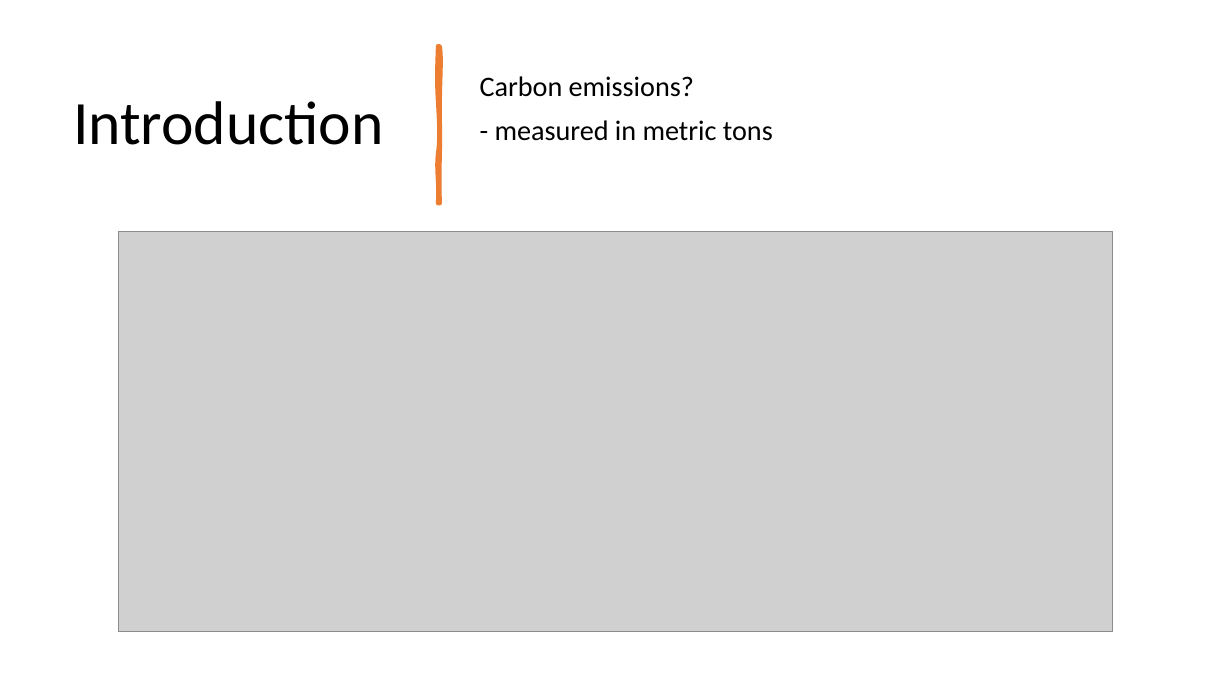
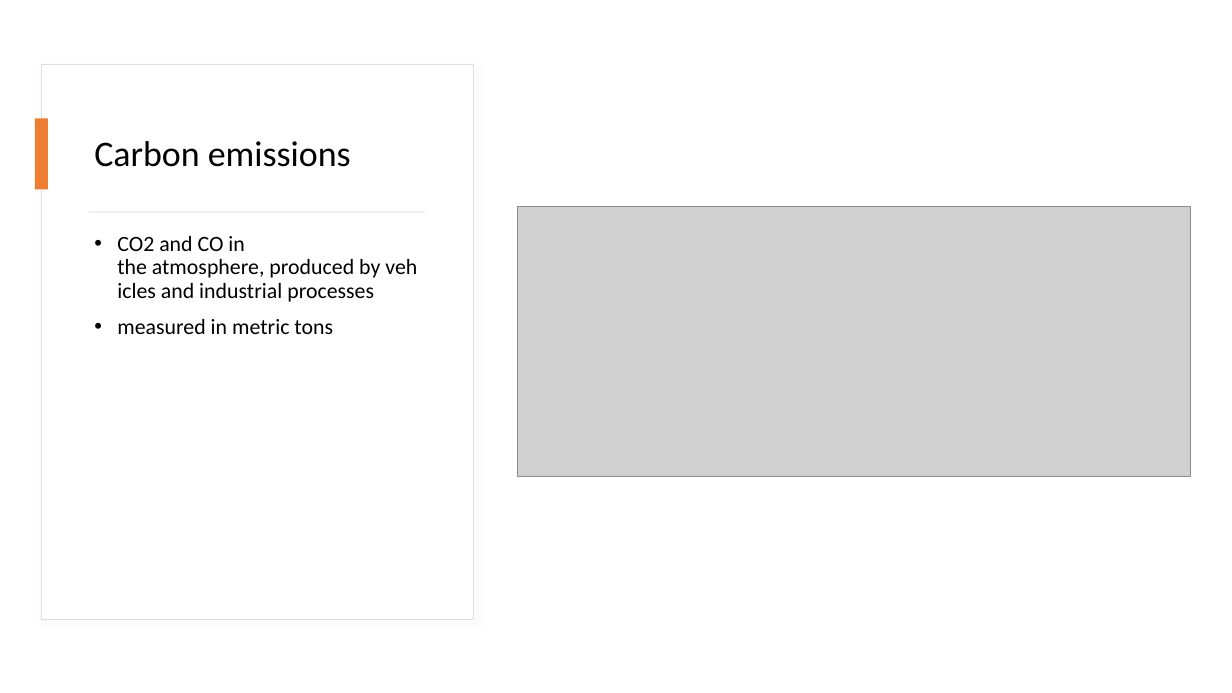
Before and after one commit to danilogiarlini/Global-CO2-Emission-Forecasting, a slide deck: slide 2 of Visualization/GlobalCO2Emission.pptx. Drawn at 1232x693 pixels with LibreOffice and Linux fonts; fonts in the diff are those of the drawing; grey boxes stand for pictures. Boxes give left, top, right and bottom in pixels: in the first picture for what was removed or moved away, otherwise in the second. Text is boxed around its words. In the diff, an @@ line names an element or a change of style, - is before the commit and + after.

```diff
--- a/Visualization/GlobalCO2Emission.pptx
+++ b/Visualization/GlobalCO2Emission.pptx
@@ freeform shape removed at [438, 46, 440, 203] @@
@@ rectangle added at [42, 64, 474, 619], fill #FFFFFF, outline #DEDEDE 0.75 pt @@
@@ rectangle added at [35, 118, 48, 189], fill #ED7D31 @@
@@ title at [94, 141, 351, 167]: text changed; size 48 to 28 pt @@
-Introduction
+Carbon emissions
@@ picture: place and size @@
-picture at [118, 232, 1113, 632]
+picture at [518, 206, 1190, 477]
@@ text "CO2 and CO in the ..." at [117, 236, 380, 334]: vertical alignment middle to top @@
@@ rectangle added at [89, 212, 425, 213], fill #D5D5D5 @@
@@ text at [117, 236, 380, 334]: text changed; size 22 to 17 pt @@
-Carbon emissions?
-- measured in metric tons
+• CO2 and CO in the atmosphere, produced by vehicles and industrial processes
+• measured in metric tons
```
Also in this commit, not shown: 11 other slides changed, 1 slide added, 1 slide removed, 5 other files.
